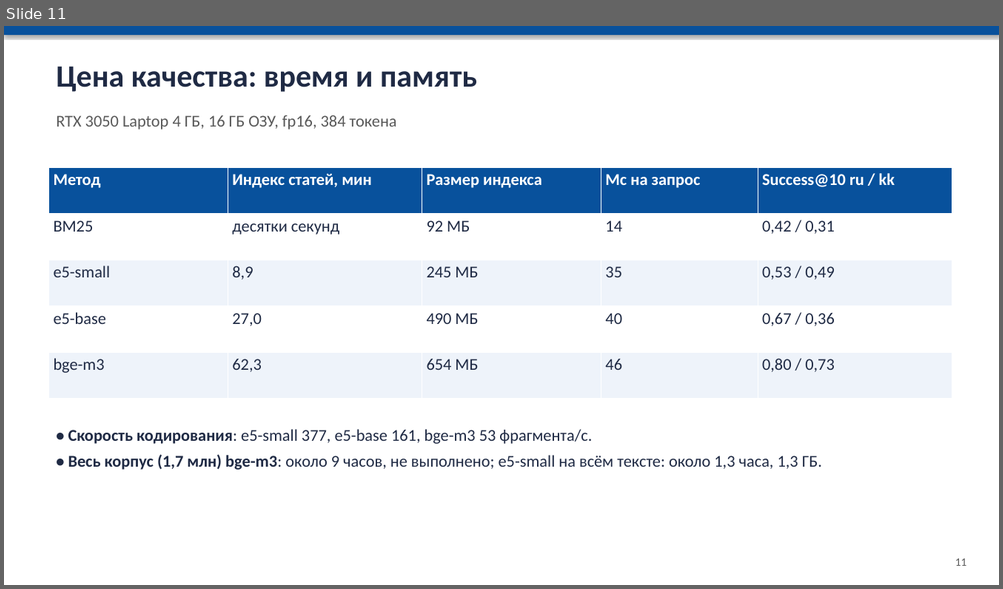
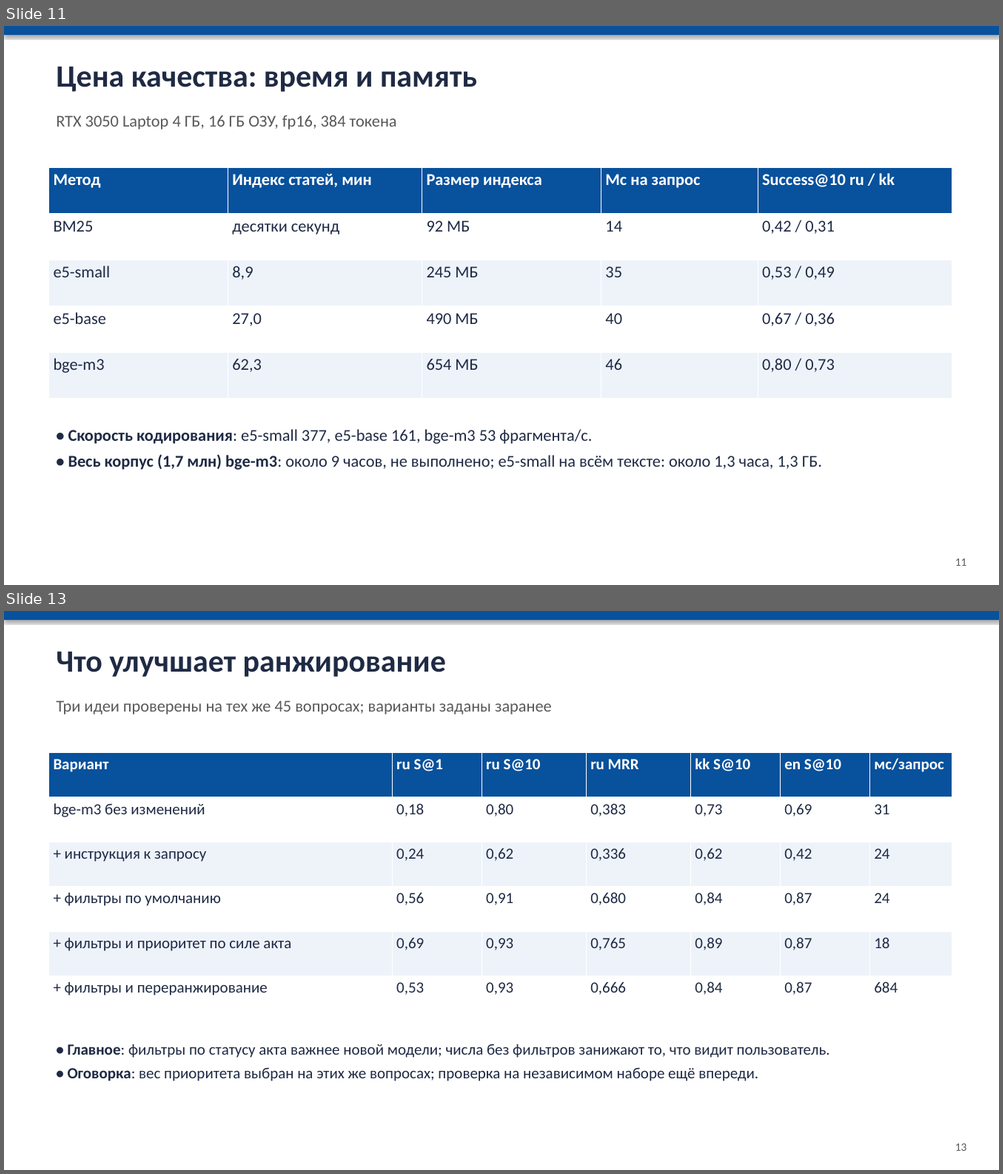
Before and after one commit to Alishershayakhmetov/legal_search, a slide deck: report/Презентация_Поиск_по_законодательству_РК.pptx. Shown one above the other, each under a label of ours: slide 11 before the commit, slides 11 and 13 after it; the slides between them are not shown. The pictures are 1003x589 and 1003x1174 pixels, drawn with LibreOffice and Linux fonts; fonts in the diff are those of the drawing. Boxes give left, top, right and bottom in pixels: in the first picture for what was removed or moved away, otherwise in the second. Text is boxed around its words. In the diff, an @@ line names an element or a change of style, - is before the commit and + after.

```diff
--- a/report/Презентация_Поиск_по_законодательству_РК.pptx
+++ b/report/Презентация_Поиск_по_законодательству_РК.pptx
@@ slide 13 added at (4,611,999,1170), background #FFFFFF @@
@@ rectangle added at (4,611,999,620), fill #08519C @@
@@ text added at (56,651,446,677), 30 pt, text #1F2A44, bold @@
+Что улучшает ранжирование
@@ text added at (56,701,552,715), 16 pt, text #595959 @@
+Три идеи проверены на тех же 45 вопросах; варианты заданы заранее
@@ table added at (48,753,951,1022), 6 rows, 7 columns @@
+Вариант | ru S@1 | ru S@10 | ru MRR | kk S@10 | en S@10 | мс/запрос
+bge-m3 без изменений | 0,18 | 0,80 | 0,383 | 0,73 | 0,69 | 31
++ инструкция к запросу | 0,24 | 0,62 | 0,336 | 0,62 | 0,42 | 24
++ фильтры по умолчанию | 0,56 | 0,91 | 0,680 | 0,84 | 0,87 | 24
++ фильтры и приоритет по силе акта | 0,69 | 0,93 | 0,765 | 0,89 | 0,87 | 18
++ фильтры и переранжирование | 0,53 | 0,93 | 0,666 | 0,84 | 0,87 | 684
@@ text added at (68,1044,830,1082), 15 pt, text #1F2A44 @@
+• Главное: фильтры по статусу акта важнее новой модели; числа без фильтров занижают то, что видит пользователь.
+• Оговорка: вес приоритета выбран на этих же вопросах; проверка на независимом наборе ещё впереди.
@@ text added at (955,1144,967,1151), 11 pt, text #595959 @@
+13
```
Also in this commit, not shown: 3 slides changed, 15 other files.
